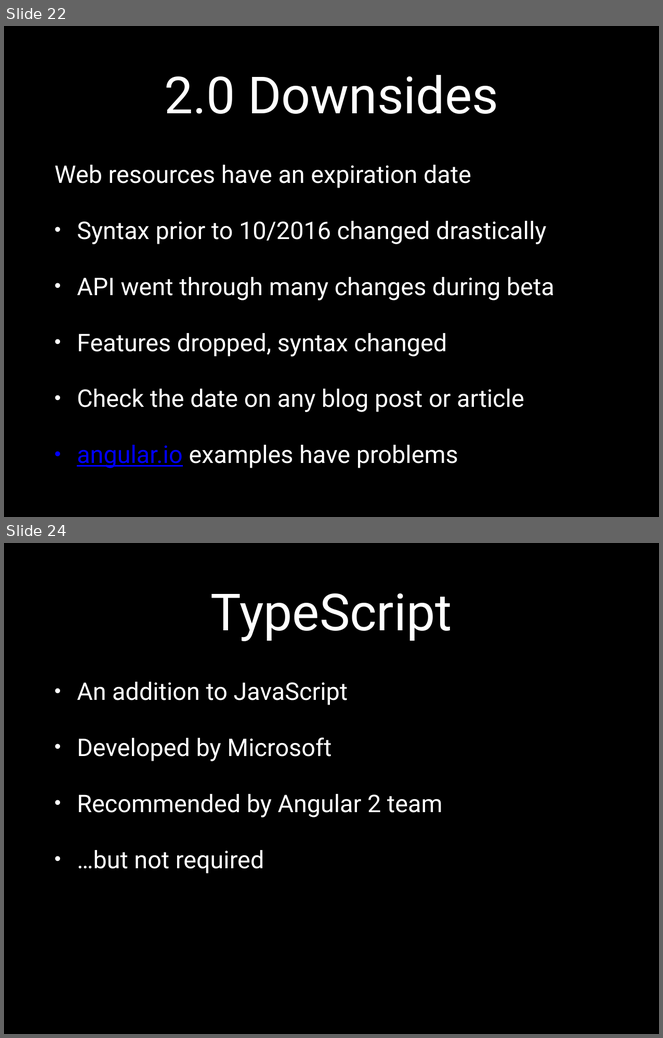
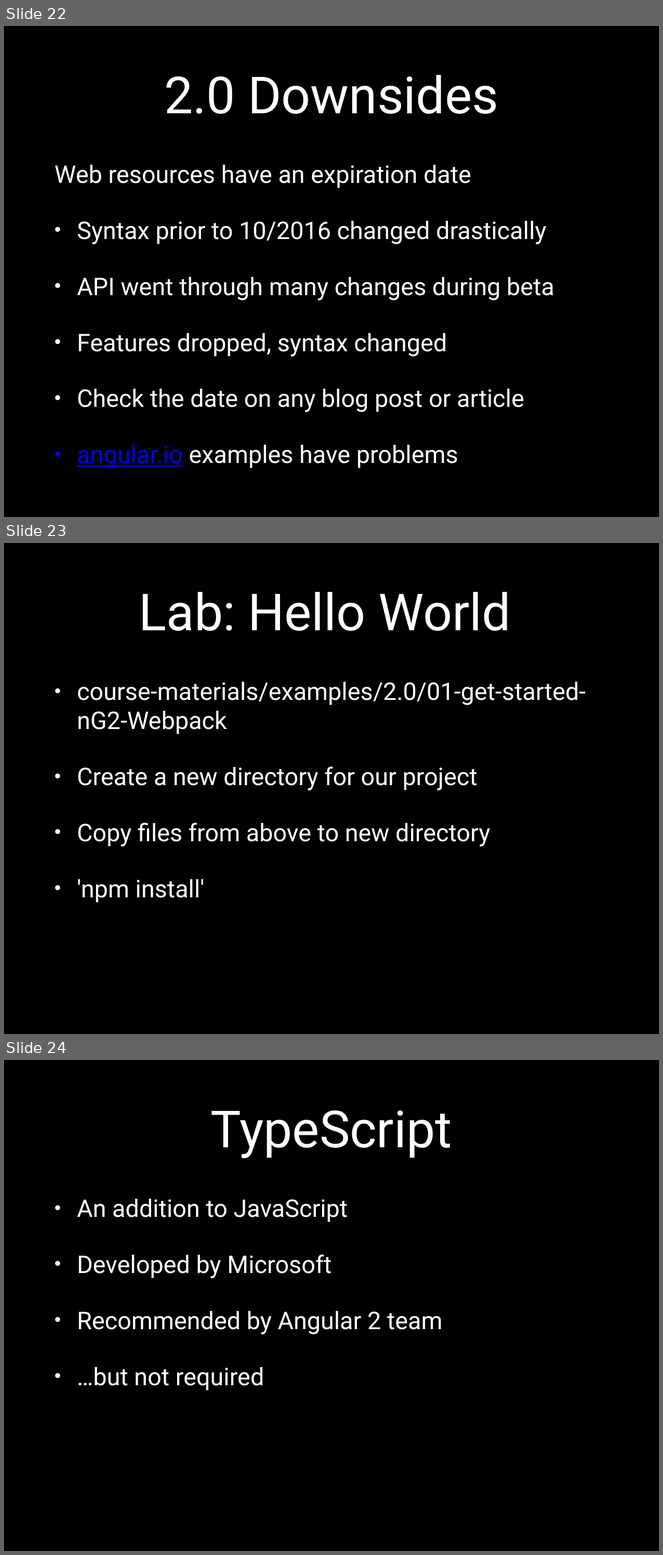
Before and after one commit to eliasjames/training-angular, a slide deck: slides/2.0/Angular 2.0 Slides Day 1.pptx. Shown one above the other, each under a label of ours: slides 22 and 24 before the commit, slides 22, 23 and 24 after it; the slides between them are not shown. The pictures are 663x1038 and 663x1555 pixels, drawn with LibreOffice and Linux fonts; fonts in the diff are those of the drawing. Boxes give left, top, right and bottom in pixels: in the first picture for what was removed or moved away, otherwise in the second. Text is boxed around its words. In the diff, an @@ line names an element or a change of style, - is before the commit and + after.

```diff
--- a/slides/2.0/Angular 2.0 Slides Day 1.pptx
+++ b/slides/2.0/Angular 2.0 Slides Day 1.pptx
@@ slide 23 added at [4, 543, 659, 1034], background #000000 @@
@@ title added at [139, 592, 511, 631], 80 pt, text #FFFFFF @@
+Lab: Hello World
@@ text added at [77, 682, 586, 903], 38 pt, text #FFFFFF @@
+• course-materials/examples/2.0/01-get-started-nG2-Webpack
+• Create a new directory for our project
+• Copy files from above to new directory
+• 'npm install'
```
Also in this commit, not shown: 1 slide changed, 1 slide removed, 7 other files.
